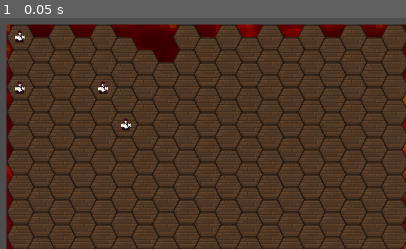
Above: before the commit, frame 1.
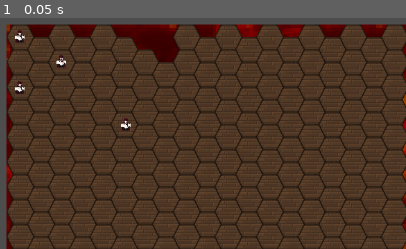
Above: after the commit, the same moment.

Repository: TheJohnDarksoul/MasqueradeStrategy
Game: Godot game, scene res://Scenes/Main.tscn
The game is run twice, just before and just after one commit, with the same random seed, the same clock (stepped at 60 frames per second) and the same inputs.
Inputs:
- Up to frame 1 (0.05 s): no input

The runs differ from the first frame. In frame 1, 0.2% of the frame differs, in the area x 13-27%, y 16-33%.

Commit message:
Updated Attack

Diff:
--- a/Scenes/Main.tscn
+++ b/Scenes/Main.tscn
@@ -73,7 +73,7 @@
 position = Vector2(172, 144)
 
 [node name="Unit3" parent="." unique_id=1877881053 instance=ExtResource("4_pbw6q")]
-position = Vector2(139, 91)
+position = Vector2(79, 53)
 
 [node name="Unit4" parent="." unique_id=1834697755 instance=ExtResource("4_pbw6q")]
 position = Vector2(19, 91)
--- a/Scripts/main.gd
+++ b/Scripts/main.gd
@@ -30,12 +30,22 @@
 
 
 func _process(delta):
-	if current_state == GameState.MOVING or current_state == GameState.ATTACKING:
+	if current_state == GameState.MOVING:
 		if mvt_setup == true:
 			start_cell = Tilemap.local_to_map(Tilemap.to_local(char.global_position))
 			var reachable = get_reachable_cells(start_cell, movement)
 			highlight_reachable(reachable)
 			mvt_setup = false
+
+	if current_state == GameState.ATTACKING:
+		if mvt_setup == true:
+			rebuild_pathfinding_attack(Tilemap)
+			start_cell = Tilemap.local_to_map(Tilemap.to_local(char.global_position))
+			var reachable = get_reachable_cells(start_cell, movement)
+			highlight_reachable(reachable)
+			mvt_setup = false
+
+
 	if current_state == GameState.BEGIN_TURN:
 		char_to_act.append_array(get_friendly_units())
 		print(char_to_act)
@@ -89,6 +99,42 @@
 							rebuild_pathfinding(Tilemap)
 							mvt_setup = true
 							current_state = GameState.CHOOSING
+
+			elif current_state == GameState.ATTACKING:
+
+				var click_pos := get_global_mouse_position()
+				var target_cell := Tilemap.local_to_map(Tilemap.to_local(click_pos))
+
+				if not target_cell in Tilemap.get_used_cells():
+					return
+
+				start_cell = Tilemap.local_to_map(Tilemap.to_local(char.global_position))
+				var path := find_path(Tilemap, start_cell, target_cell)
+
+				var all = get_unit_and_location()
+				var got_enemy = false
+				for u in all:
+					if target_cell == u[1] and u[0].army != 0:
+						print("Got enemy")
+						got_enemy = true
+
+				if got_enemy == false:
+					print("Did not get enemy")
+					return
+
+				# Path must exist and be within movement range
+				if path.is_empty():
+					print("Did not get path for enemy")
+					return
+
+				print("attacked enemy")
+				# DO ATTACK STUFF HERE __________________________________________________
+				highlight_map.clear()
+				char_to_act.erase(char)
+				current_state = GameState.SELECTING
+
+
+
 
 	if event is InputEventKey:
 		if current_state == GameState.CHOOSING:
@@ -101,6 +147,7 @@
 			if event.keycode == KEY_E and event.pressed:
 				print("Changed to Enemy Turn")
 				char_to_act = []
+				mvt_setup == false
 				current_state = GameState.ENEMY_TURN
 
 func build_astar(tilemap: TileMapLayer) -> void:
@@ -109,6 +156,15 @@
 	for cell in tilemap.get_used_cells():
 		if cell in get_unit_cells():
 			continue
+
+		var id := cell_to_id(cell)
+		var world_pos := tilemap.map_to_local(cell)
+		astar.add_point(id, world_pos)
+
+func build_astar2(tilemap: TileMapLayer) -> void:
+	astar.clear()
+
+	for cell in tilemap.get_used_cells():
 
 		var id := cell_to_id(cell)
 		var world_pos := tilemap.map_to_local(cell)
@@ -131,6 +187,9 @@
 	build_astar(tilemap)
 	connect_neighbors(tilemap)
 
+func rebuild_pathfinding_attack(tilemap: TileMapLayer) -> void:
+	build_astar2(tilemap)
+	connect_neighbors(tilemap)
 
 func find_path(tilemap: TileMapLayer, start_cell: Vector2i, end_cell: Vector2i) -> PackedVector2Array:
 	var start_id := cell_to_id(start_cell)
@@ -167,6 +226,7 @@
 			continue
 
 		var steps := path.size() - 1
+		# DO TILE MVT HERE
 		if steps <= max_movement:
 			reachable.append(cell)
 
